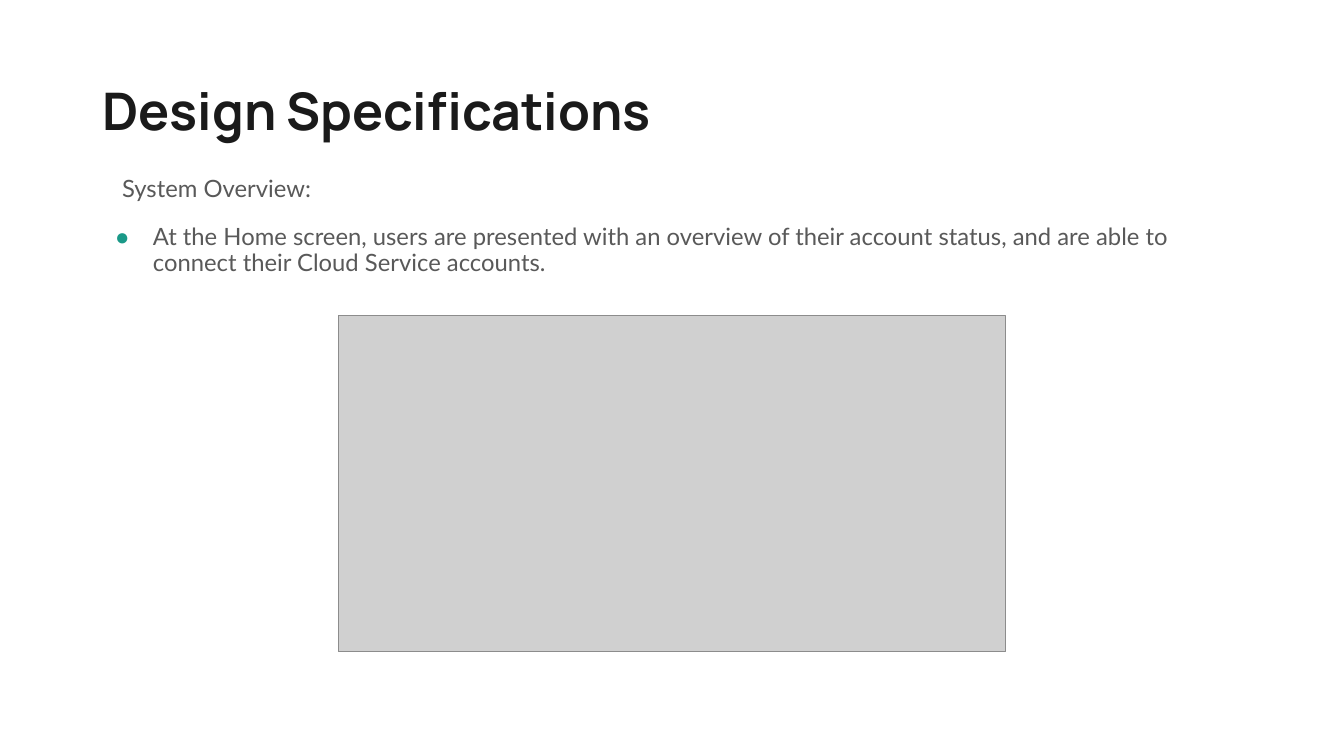
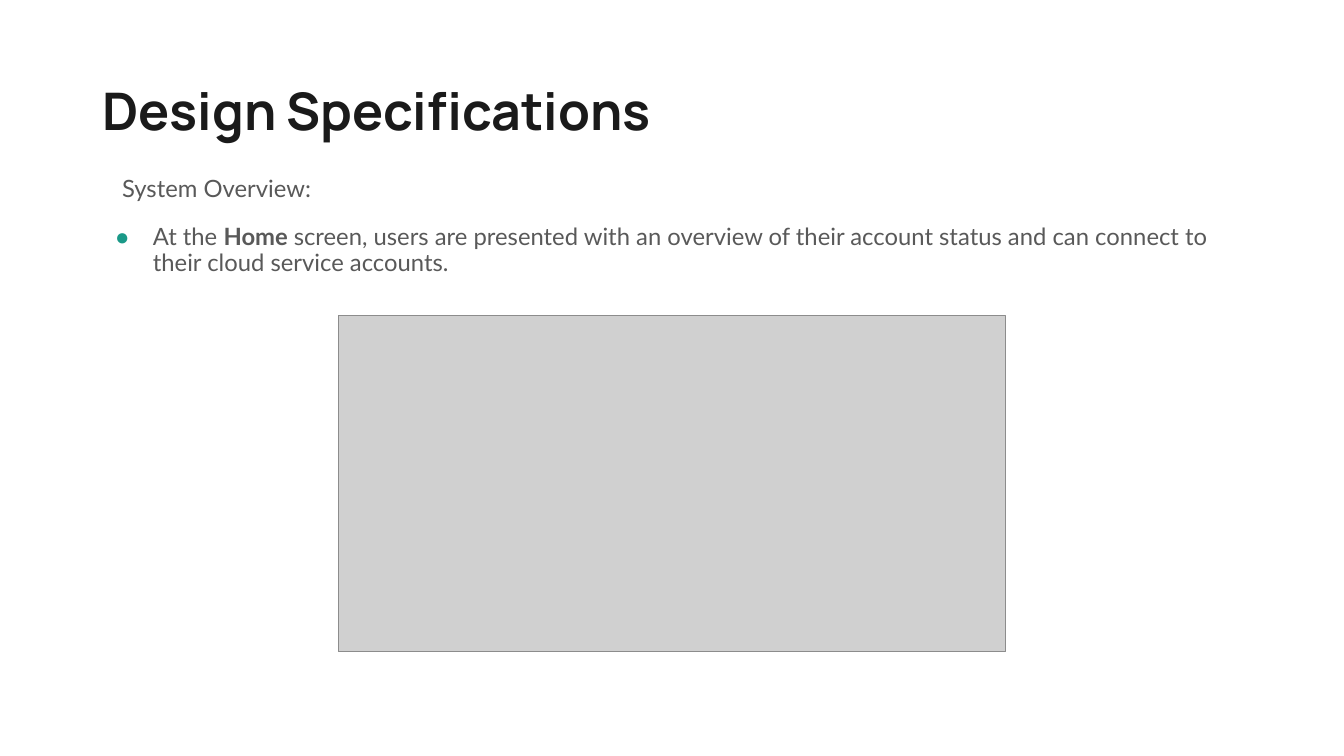
Before and after one commit to GRGalinger/Senior-Design, a slide deck: slide 8 of Files/SlideDeck/PresentationSlideDeck.pptx. Drawn at 1344x756 pixels with LibreOffice and Linux fonts; fonts in the diff are those of the drawing; grey boxes stand for pictures. Boxes give left, top, right and bottom in pixels: in the first picture for what was removed or moved away, otherwise in the second. Text is boxed around its words. In the diff, an @@ line names an element or a change of style, - is before the commit and + after.

```diff
--- a/Files/SlideDeck/PresentationSlideDeck.pptx
+++ b/Files/SlideDeck/PresentationSlideDeck.pptx
@@ text at bbox=[153, 227, 1207, 271]: text changed @@
-● At the Home screen, users are presented with an overview of their account status, and are able to connect their Cloud Service accounts.
+● At the Home screen, users are presented with an overview of their account status and can connect to their cloud service accounts.
```
Also in this commit, not shown: 15 other slides changed.
